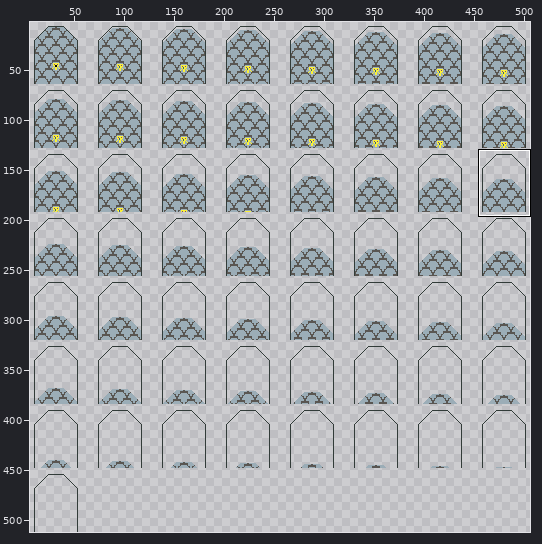
Two states of a pixel-art file, Assets/Sprites/gate-Sheet.aseprite. Above, an overview of the earlier version with the close-up marked.
Close-up. Before the commit:
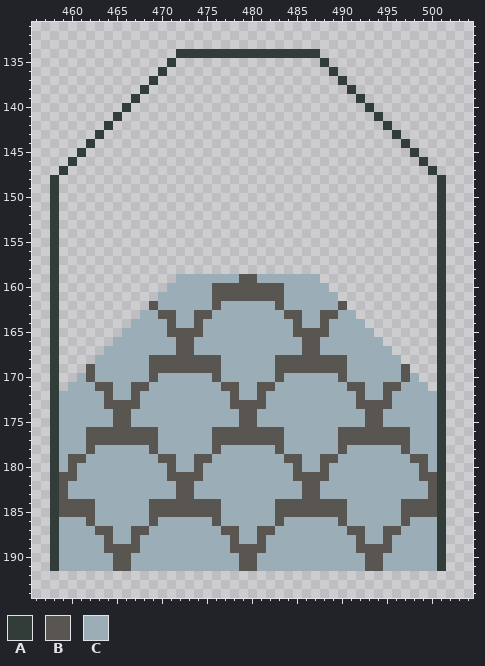
512x512 pixels, 1 frame. Shown: x 456..504, y 131..194. The wide view leaves out empty margins. The commit also changed other parts of the picture, which this record leaves out.
Palette (. is transparent): A #323c39  B #595652  C #9badb7
Pixels before (only the part around the change), first column x 456:
131 .................................................
132 .................................................
133 .................................................
134 ................AAAAAAAAAAAAAAAA.................
135 ...............A................A................
136 ..............A..................A...............
137 .............A....................A..............
138 ............A......................A.............
139 ...........A........................A............
140 ..........A..........................A...........
141 .........A............................A..........
142 ........A..............................A.........
143 .......A................................A........
144 ......A..................................A.......
145 .....A....................................A......
146 ....A......................................A.....
147 ...A........................................A....
148 ..A..........................................A...
149 ..A..........................................A...
150 ..A..........................................A...
151 ..A..........................................A...
152 ..A..........................................A...
153 ..A..........................................A...
154 ..A..........................................A...
155 ..A..........................................A...
156 ..A..........................................A...
157 ..A..........................................A...
158 ..A..........................................A...
159 ..A.............CCCCCCCBBCCCCCCC.............A...
160 ..A............CCCCCBBBBBBBBCCCCC............A...
161 ..A...........CCCCCCBBBBBBBBCCCCCC...........A...
162 ..A..........BCCCCCCBCCCCCCBCCCCCCB..........A...
163 ..A.........CCBBCCBBCCCCCCCCBBCCBBCC.........A...
164 ..A........CCCCBCCBCCCCCCCCCCBCCBCCCC........A...
165 ..A.......CCCCCBBBBCCCCCCCCCCBBBBCCCCC.......A...
166 ..A......CCCCCCCBBCCCCCCCCCCCCBBCCCCCCC......A...
167 ..A.....CCCCCCCCBBCCCCCCCCCCCCBBCCCCCCCC.....A...
168 ..A....CCCCCCBBBBBBBBCCCCCCBBBBBBBBCCCCCC....A...
169 ..A...BCCCCCCBBBBBBBBCCCCCCBBBBBBBBCCCCCCB...A...
170 ..A..CBCCCCCCBCCCCCCBCCCCCCBCCCCCCBCCCCCCBC..A...
171 ..A.CCCBBCCBBCCCCCCCCBBCCBBCCCCCCCCBBCCBBCCC.A...
172 ..ACCCCCBCCBCCCCCCCCCCBCCBCCCCCCCCCCBCCBCCCCCA...
173 ..ACCCCCBBBBCCCCCCCCCCBBBBCCCCCCCCCCBBBBCCCCCA...
174 ..ACCCCCCBBCCCCCCCCCCCCBBCCCCCCCCCCCCBBCCCCCCA...
175 ..ACCCCCCBBCCCCCCCCCCCCBBCCCCCCCCCCCCBBCCCCCCA...
176 ..ACCCBBBBBBBBCCCCCCBBBBBBBBCCCCCCBBBBBBBBCCCA...
177 ..ACCCBBBBBBBBCCCCCCBBBBBBBBCCCCCCBBBBBBBBCCCA...
178 ..ACCCBCCCCCCBCCCCCCBCCCCCCBCCCCCCBCCCCCCBCCCA...
179 ..ACBBCCCCCCCCBBCCBBCCCCCCCCBBCCBBCCCCCCCCBBCA...
180 ..ACBCCCCCCCCCCBCCBCCCCCCCCCCBCCBCCCCCCCCCCBCA...
181 ..ABBCCCCCCCCCCBBBBCCCCCCCCCCBBBBCCCCCCCCCCBBA...
182 ..ABCCCCCCCCCCCCBBCCCCCCCCCCCCBBCCCCCCCCCCCCBA...
183 ..ABCCCCCCCCCCCCBBCCCCCCCCCCCCBBCCCCCCCCCCCCBA...
184 ..ABBBBCCCCCCBBBBBBBBCCCCCCBBBBBBBBCCCCCCBBBBA...
185 ..ABBBBCCCCCCBBBBBBBBCCCCCCBBBBBBBBCCCCCCBBBBA...
186 ..ACCCBCCCCCCBCCCCCCBCCCCCCBCCCCCCBCCCCCCBCCCA...
187 ..ACCCCBBCCBBCCCCCCCCBBCCBBCCCCCCCCBBCCBBCCCCA...
188 ..ACCCCCBCCBCCCCCCCCCCBCCBCCCCCCCCCCBCCBCCCCCA...
189 ..ACCCCCBBBBCCCCCCCCCCBBBBCCCCCCCCCCBBBBCCCCCA...
190 ..ACCCCCCBBCCCCCCCCCCCCBBCCCCCCCCCCCCBBCCCCCCA...
191 ..ACCCCCCBBCCCCCCCCCCCCBBCCCCCCCCCCCCBBCCCCCCA...
192 .................................................
193 .................................................
194 .................................................
And afterwards:
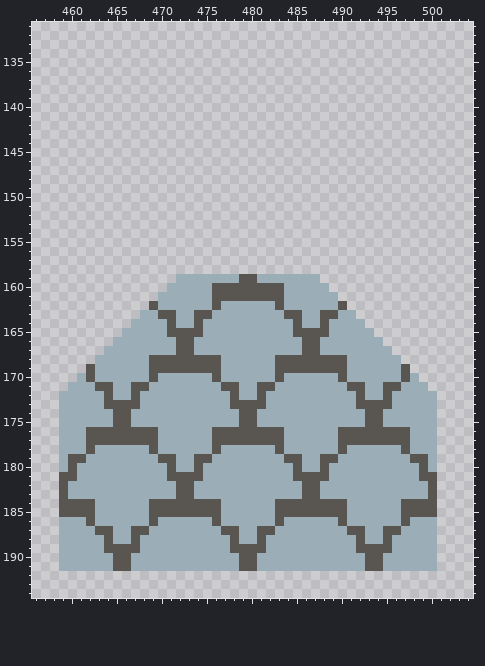
Changes in this commit:
Changed rows in their new state; - is an unchanged pixel.
first column x 458:
134 --------------................--------------
135 -------------.----------------.-------------
136 ------------.------------------.------------
137 -----------.--------------------.-----------
138 ----------.----------------------.----------
139 ---------.------------------------.---------
140 --------.--------------------------.--------
141 -------.----------------------------.-------
142 ------.------------------------------.------
143 -----.--------------------------------.-----
144 ----.----------------------------------.----
145 ---.------------------------------------.---
146 --.--------------------------------------.--
147 -.----------------------------------------.-
148 .------------------------------------------.
149 .------------------------------------------.
150 .------------------------------------------.
151 .------------------------------------------.
152 .------------------------------------------.
153 .------------------------------------------.
154 .------------------------------------------.
155 .------------------------------------------.
156 .------------------------------------------.
157 .------------------------------------------.
158 .------------------------------------------.
159 .------------------------------------------.
160 .------------------------------------------.
161 .------------------------------------------.
162 .------------------------------------------.
163 .------------------------------------------.
164 .------------------------------------------.
165 .------------------------------------------.
166 .------------------------------------------.
167 .------------------------------------------.
168 .------------------------------------------.
169 .------------------------------------------.
170 .------------------------------------------.
171 .------------------------------------------.
172 .------------------------------------------.
173 .------------------------------------------.
174 .------------------------------------------.
175 .------------------------------------------.
176 .------------------------------------------.
177 .------------------------------------------.
178 .------------------------------------------.
179 .------------------------------------------.
180 .------------------------------------------.
181 .------------------------------------------.
182 .------------------------------------------.
183 .------------------------------------------.
184 .------------------------------------------.
185 .------------------------------------------.
186 .------------------------------------------.
187 .------------------------------------------.
188 .------------------------------------------.
189 .------------------------------------------.
190 .------------------------------------------.
191 .------------------------------------------.
Pixel boxes of the changes (left, top, right, bottom) in both close-ups:
erased: (50, 49, 446, 571)
